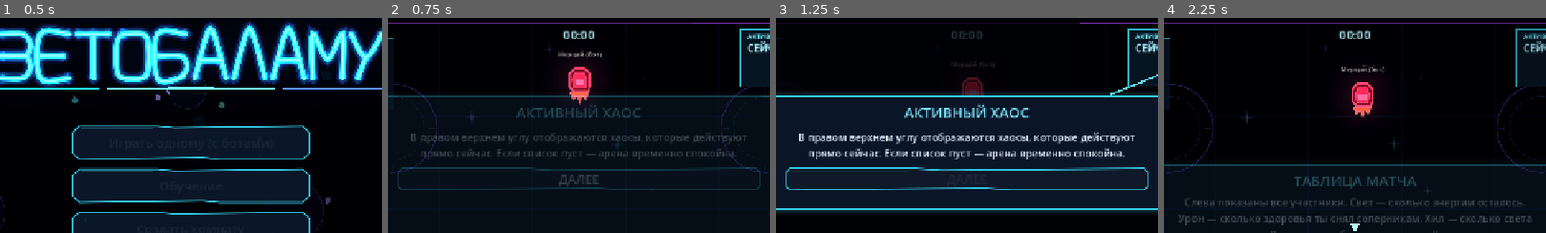
Above: before the commit, frames 1-4 (left to right).
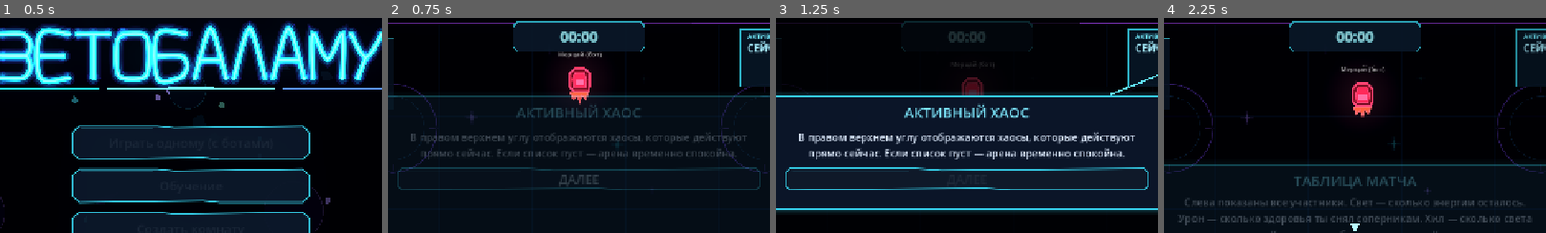
Above: after the commit, the same moments.

Repository: DvoreZZKy/svetobalamut
Game: Godot game, scene res://scenes/menu.tscn
Two runs of this game, one before a commit and one after it. Both use one fixed random seed, a clock stepped at 60 frames per second and the inputs below.
Inputs (mouse positions are % of the whole screen's width and height, from its top left):
- Up to frame 1 (0.5 s): no input
- Up to frame 2 (0.75 s): click "Играть одному (с ботами)" at 0.5 s
- Up to frame 3 (1.25 s): no input
- Up to frame 4 (2.25 s): tap Enter (restart) at 1.25 s; move the mouse to (72, 45) at 1.27 s; hold D (right) 1.28-2 s; tap Q (ability) at 1.35 s; click (72, 45) at 1.42 s; click "ДАЛЕЕ" at 2 s
The pictures show only the part of the screen within x 25-75%, y 0-50%; the shares and areas given below are measured in that part.

Frame 1 is identical in both runs. In frame 2, 4.7% of the frame differs, in the area x 32-68%, y 1-16%; in frame 3, 0.6%; in frame 4, 4.7%.

Commit message:
Restore neon framed timer style for stopwatch

Diff:
--- a/scripts/arena.gd
+++ b/scripts/arena.gd
@@ -135,6 +135,8 @@
 var cursor_canvas: Control
 var aim_screen_pos := Vector2.ZERO
 var stopwatch_lbl: Label
+var stopwatch_shape: Polygon2D
+var stopwatch_outline: Line2D
 var result_cards: Array[Button] = []
 var result_detail_open := false
 var result_list_scroll: ScrollContainer
@@ -368,6 +370,28 @@
 	stopwatch_lbl.offset_top = 14
 	stopwatch_lbl.offset_bottom = 48
 	stopwatch_lbl.add_theme_color_override("font_color", Color("#b7f7ff"))
+	stopwatch_lbl.add_theme_font_size_override("font_size", 24)
+	stopwatch_lbl.add_theme_color_override("font_shadow_color", Color("#39d9f0", 0.85))
+	stopwatch_lbl.add_theme_constant_override("shadow_offset_x", 0)
+	stopwatch_lbl.add_theme_constant_override("shadow_offset_y", 0)
+	stopwatch_shape = Polygon2D.new()
+	stopwatch_shape.position = Vector2(640, 31)
+	stopwatch_shape.polygon = PackedVector2Array([
+		Vector2(-102, -25), Vector2(102, -25), Vector2(110, -17),
+		Vector2(110, 17), Vector2(102, 25), Vector2(-102, 25),
+		Vector2(-110, 17), Vector2(-110, -17)
+	])
+	stopwatch_shape.color = Color("#0c1d31", 0.94)
+	stopwatch_shape.z_index = -1
+	cl.add_child(stopwatch_shape)
+	stopwatch_outline = Line2D.new()
+	stopwatch_outline.position = stopwatch_shape.position
+	stopwatch_outline.points = stopwatch_shape.polygon
+	stopwatch_outline.closed = true
+	stopwatch_outline.width = 2.0
+	stopwatch_outline.default_color = Color("#39d9f0", 0.92)
+	stopwatch_outline.z_index = -1
+	cl.add_child(stopwatch_outline)
 	banner = _label("", 70, Vector2.ZERO, Vector2(1280, 100), cl, true)
 	banner.anchor_left = 0.5
 	banner.anchor_right = 0.5
